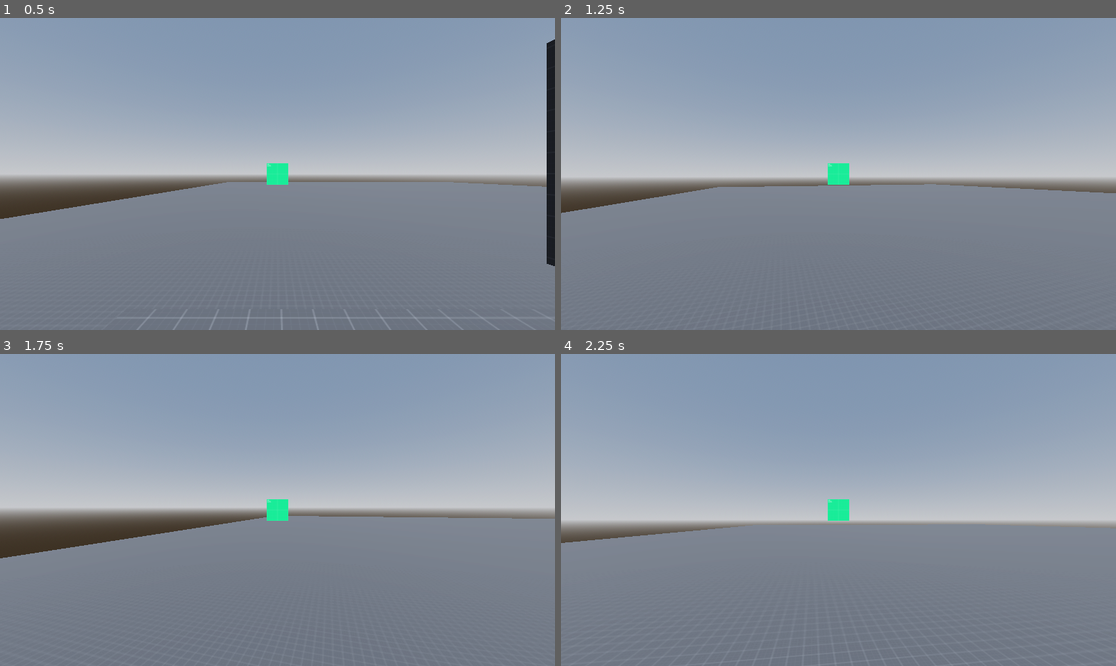
Above: before the commit, frames 1-4 (two rows, left to right).
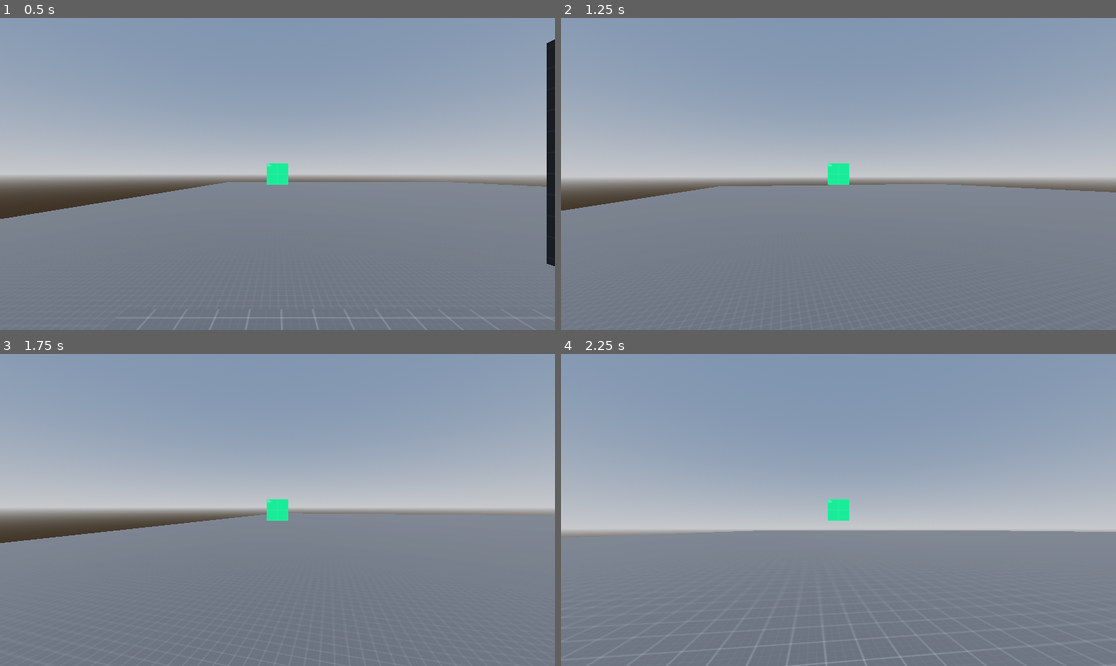
Above: after the commit, the same moments.

Repository: LDNSL/game123
Game: Godot game, scene res://bbbruh/Level1st.tscn
Two runs of this game, one before a commit and one after it. Both use one fixed random seed, a clock stepped at 60 frames per second and the inputs below. The project has no main scene, so this scene is started directly.
Inputs (mouse positions are in pixels of both pictures, inside the frame that each line leads up to):
- Up to frame 1 (0.5 s): no input
- Up to frame 2 (1.25 s): tap Enter (ui_accept) at 0.5 s; move the mouse to (866, 174) at 0.52 s; hold W (move_forward) from 0.53 s (still down); hold Ctrl (crouch) from 0.53 s (still down); tap Space (jump) at 0.77, 1.07 s; tap Shift (sprint) at 0.8 s
- Up to frame 3 (1.75 s): keep holding W (move_forward); move the mouse to (249, 510) at 1.27 s; release Ctrl (crouch) at 1.28 s; tap Shift (sprint) at 1.35 s; tap Space (jump) at 1.52, 1.55 s
- Up to frame 4 (2.25 s): keep holding W (move_forward); tap Space (jump) at 1.82 s; move the mouse to (849, 503) at 2.02 s; hold Space (jump) from 2.03 s (still down)

Frame 1 is identical in both runs. In frame 2, 0.3% of the frame differs, in the area x 0-100%, y 53-63%; in frame 3, 1.9%; in frame 4, 3.5%, in the area x 0-100%, y 53-100%.

Commit message:
slide is not working properly

Diff:
--- /dev/null
+++ b/bbbruh/Testing_body.tscn
@@ -0,0 +1,225 @@
+[gd_scene load_steps=13 format=3 uid="uid://e75mu5ja2p0o"]
+
+[ext_resource type="Script" path="res://stuff idrk/newscript.gd" id="1_1dfga"]
+[ext_resource type="Texture2D" uid="uid://ur4ruicoajfd" path="res://textures/kenney_prototype-textures/PNG/Green/texture_01.png" id="2_x1unk"]
+
+[sub_resource type="CapsuleMesh" id="CapsuleMesh_pyoyd"]
+
+[sub_resource type="CapsuleShape3D" id="CapsuleShape3D_g3g45"]
+
+[sub_resource type="CapsuleShape3D" id="CapsuleShape3D_x2du4"]
+height = 1.2
+
+[sub_resource type="Animation" id="Animation_f2axi"]
+length = 0.001
+tracks/0/type = "value"
+tracks/0/imported = false
+tracks/0/enabled = true
+tracks/0/path = NodePath("Camera3D:rotation")
+tracks/0/interp = 1
+tracks/0/loop_wrap = true
+tracks/0/keys = {
+"times": PackedFloat32Array(0),
+"transitions": PackedFloat32Array(1),
+"update": 0,
+"values": [Vector3(0, 0, 0)]
+}
+tracks/1/type = "value"
+tracks/1/imported = false
+tracks/1/enabled = true
+tracks/1/path = NodePath("Camera3D:position")
+tracks/1/interp = 1
+tracks/1/loop_wrap = true
+tracks/1/keys = {
+"times": PackedFloat32Array(0),
+"transitions": PackedFloat32Array(1),
+"update": 0,
+"values": [Vector3(0, 0, 0)]
+}
+
+[sub_resource type="Animation" id="Animation_2dkff"]
+resource_name = "jumping_animation"
+tracks/0/type = "value"
+tracks/0/imported = false
+tracks/0/enabled = true
+tracks/0/path = NodePath("Camera3D:rotation")
+tracks/0/interp = 1
+tracks/0/loop_wrap = true
+tracks/0/keys = {
+"times": PackedFloat32Array(0, 0.1, 0.3),
+"transitions": PackedFloat32Array(1, 1, 1),
+"update": 0,
+"values": [Vector3(0, 0, 0), Vector3(-0.0523599, 0, 0), Vector3(0, 0, 0)]
+}
+tracks/1/type = "value"
+tracks/1/imported = false
+tracks/1/enabled = true
+tracks/1/path = NodePath("Camera3D:position")
+tracks/1/interp = 1
+tracks/1/loop_wrap = true
+tracks/1/keys = {
+"times": PackedFloat32Array(0, 0.1, 0.3),
+"transitions": PackedFloat32Array(1, 1, 1),
+"update": 0,
+"values": [Vector3(0, 0, 0), Vector3(0, -0.1, 0), Vector3(0, 0, 0)]
+}
+
+[sub_resource type="Animation" id="Animation_3pgir"]
+resource_name = "landing_animation"
+tracks/0/type = "value"
+tracks/0/imported = false
+tracks/0/enabled = true
+tracks/0/path = NodePath("Camera3D:rotation")
+tracks/0/interp = 1
+tracks/0/loop_wrap = true
+tracks/0/keys = {
+"times": PackedFloat32Array(0, 0.1, 0.3),
+"transitions": PackedFloat32Array(1, 1, 1),
+"update": 0,
+"values": [Vector3(0, 0, 0), Vector3(0.0523599, 0, 0), Vector3(0, 0, 0)]
+}
+tracks/1/type = "value"
+tracks/1/imported = false
+tracks/1/enabled = true
+tracks/1/path = NodePath("Camera3D:position")
+tracks/1/interp = 1
+tracks/1/loop_wrap = true
+tracks/1/keys = {
+"times": PackedFloat32Array(0, 0.1, 0.3),
+"transitions": PackedFloat32Array(1, 1, 1),
+"update": 0,
+"values": [Vector3(0, 0, 0), Vector3(0, 0.1, 0), Vector3(0, 0, 0)]
+}
+
+[sub_resource type="Animation" id="Animation_vcs87"]
+resource_name = "rolling_animation"
+tracks/0/type = "value"
+tracks/0/imported = false
+tracks/0/enabled = true
+tracks/0/path = NodePath("Camera3D:rotation")
+tracks/0/interp = 1
+tracks/0/loop_wrap = true
+tracks/0/keys = {
+"times": PackedFloat32Array(0, 0.166667, 0.3),
+"transitions": PackedFloat32Array(1, 1, 1),
+"update": 0,
+"values": [Vector3(0, 0, 0), Vector3(-3.14159, 0, 0), Vector3(-6.28319, 0, 0)]
+}
+tracks/1/type = "value"
+tracks/1/imported = false
+tracks/1/enabled = true
+tracks/1/path = NodePath("Camera3D:position")
+tracks/1/interp = 1
+tracks/1/loop_wrap = true
+tracks/1/keys = {
+"times": PackedFloat32Array(0, 0.166667, 0.3),
+"transitions": PackedFloat32Array(1, 1, 1),
+"update": 0,
+"values": [Vector3(0, 0, 0), Vector3(0, -0.5, 0), Vector3(0, 0, 0)]
+}
+
+[sub_resource type="Animation" id="Animation_a726b"]
+resource_name = "wall_run_left"
+tracks/0/type = "value"
+tracks/0/imported = false
+tracks/0/enabled = true
+tracks/0/path = NodePath("Camera3D:rotation")
+tracks/0/interp = 1
+tracks/0/loop_wrap = true
+tracks/0/keys = {
+"times": PackedFloat32Array(0, 0.1),
+"transitions": PackedFloat32Array(1, 1),
+"update": 0,
+"values": [Vector3(0, 0, 0), Vector3(0, -0.0523599, -0.0523599)]
+}
+tracks/1/type = "value"
+tracks/1/imported = false
+tracks/1/enabled = true
+tracks/1/path = NodePath("Camera3D:position")
+tracks/1/interp = 1
+tracks/1/loop_wrap = true
+tracks/1/keys = {
+"times": PackedFloat32Array(0),
+"transitions": PackedFloat32Array(1),
+"update": 0,
+"values": [Vector3(0, 0, 0)]
+}
+
+[sub_resource type="Animation" id="Animation_x55ak"]
+resource_name = "wall_run_right"
+tracks/0/type = "value"
+tracks/0/imported = false
+tracks/0/enabled = true
+tracks/0/path = NodePath("Camera3D:rotation")
+tracks/0/interp = 1
+tracks/0/loop_wrap = true
+tracks/0/keys = {
+"times": PackedFloat32Array(0, 0.1),
+"transitions": PackedFloat32Array(1, 1),
+"update": 0,
+"values": [Vector3(0, 0, 0), Vector3(0, 0.0523599, 0.0523599)]
+}
+tracks/1/type = "value"
+tracks/1/imported = false
+tracks/1/enabled = true
+tracks/1/path = NodePath("Camera3D:position")
+tracks/1/interp = 1
+tracks/1/loop_wrap = true
+tracks/1/keys = {
+"times": PackedFloat32Array(0),
+"transitions": PackedFloat32Array(1),
+"update": 0,
+"values": [Vector3(0, 0, 0)]
+}
+
+[sub_resource type="AnimationLibrary" id="AnimationLibrary_xm8kt"]
+_data = {
+"RESET": SubResource("Animation_f2axi"),
+"jumping_animation": SubResource("Animation_2dkff"),
+"landing_animation": SubResource("Animation_3pgir"),
+"rolling_animation": SubResource("Animation_vcs87"),
+"wall_run_left": SubResource("Animation_a726b"),
+"wall_run_right": SubResource("Animation_x55ak")
+}
+
+[node name="CharacterBody3D" type="CharacterBody3D"]
+script = ExtResource("1_1dfga")
+
+[node name="MeshInstance3D" type="MeshInstance3D" parent="."]
+mesh = SubResource("CapsuleMesh_pyoyd")
+
+[node name="Standing col" type="CollisionShape3D" parent="."]
+shape = SubResource("CapsuleShape3D_g3g45")
+
+[node name="crouching col" type="CollisionShape3D" parent="."]
+transform = Transform3D(1, 0, 0, 0, 1, 0, 0, 0, 1, 0, -0.387023, 0)
+shape = SubResource("CapsuleShape3D_x2du4")
+
+[node name="Crouch_check" type="RayCast3D" parent="."]
+transform = Transform3D(1, 0, 0, 0, 1, 0, 0, 0, 1, 0, -1, 0)
+target_position = Vector3(0, 2, 0)
+
+[node name="Wall_run_check_left" type="RayCast3D" parent="."]
+target_position = Vector3(-1.5, 0, 0)
+
+[node name="Wall_run_check_right" type="RayCast3D" parent="."]
+target_position = Vector3(1.5, 0, 0)
+
+[node name="neck" type="Node3D" parent="."]
+transform = Transform3D(1, 0, 0, 0, 1, 0, 0, 0, 1, 0, 0.636, 0)
+
+[node name="head" type="Node3D" parent="neck"]
+
+[node name="eyes" type="Node3D" parent="neck/head"]
+
+[node name="Camera3D" type="Camera3D" parent="neck/head/eyes"]
+current = true
+
+[node name="Sprite3D" type="Sprite3D" parent="neck/head/eyes/Camera3D"]
+transform = Transform3D(0.01, -9.74978e-12, 1.11759e-10, 9.74978e-12, 0.01, 1.11022e-18, -1.11759e-10, -1.00126e-18, 0.01, 0, 0, -0.956492)
+texture = ExtResource("2_x1unk")
+
+[node name="camera cnimations" type="AnimationPlayer" parent="neck/head/eyes"]
+libraries = {
+"": SubResource("AnimationLibrary_xm8kt")
+}
--- a/stuff idrk/newscript.gd
+++ b/stuff idrk/newscript.gd
@@ -119,9 +119,8 @@
 			Input.set_mouse_mode(Input.MOUSE_MODE_CAPTURED)
 	#state type movement
 	#crouching
-	if Input.is_action_pressed("crouch") and is_on_floor() == false and Input.is_action_pressed("sprint"):
+	if Input.is_action_pressed("crouch") and is_on_floor() == false and Input.is_action_pressed("sprint") == false:
 		anchor_fall = true
-		print("true")
 	else:
 		anchor_fall = false
 	if Input.is_action_pressed("crouch") or sliding:
